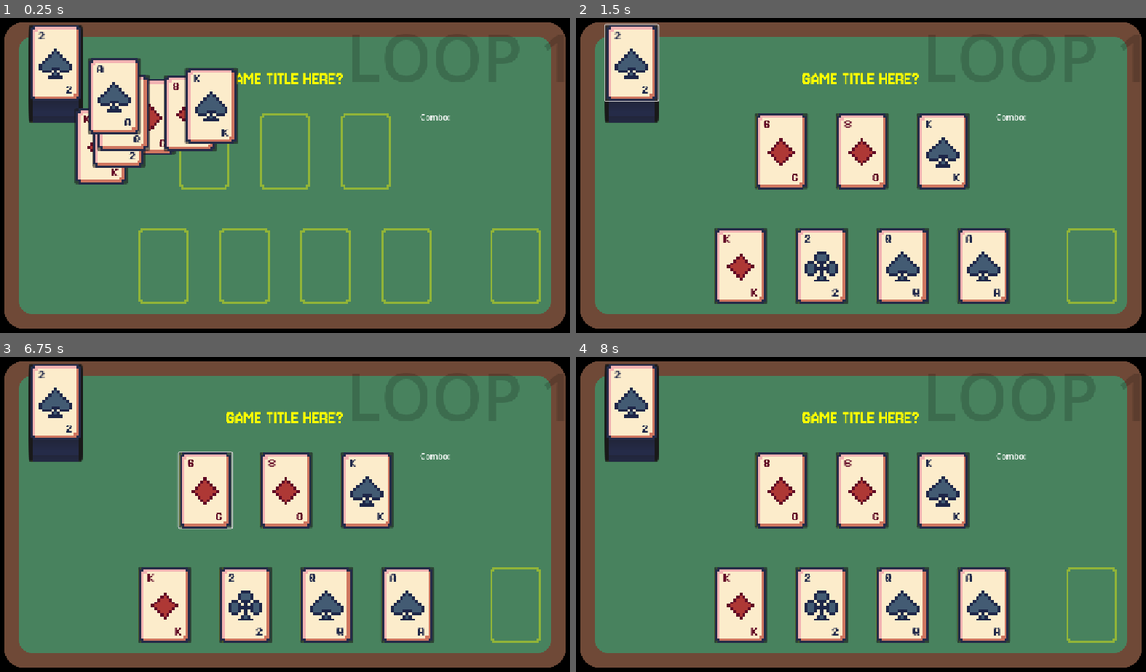
Above: before the commit, frames 1-4 (two rows, left to right).
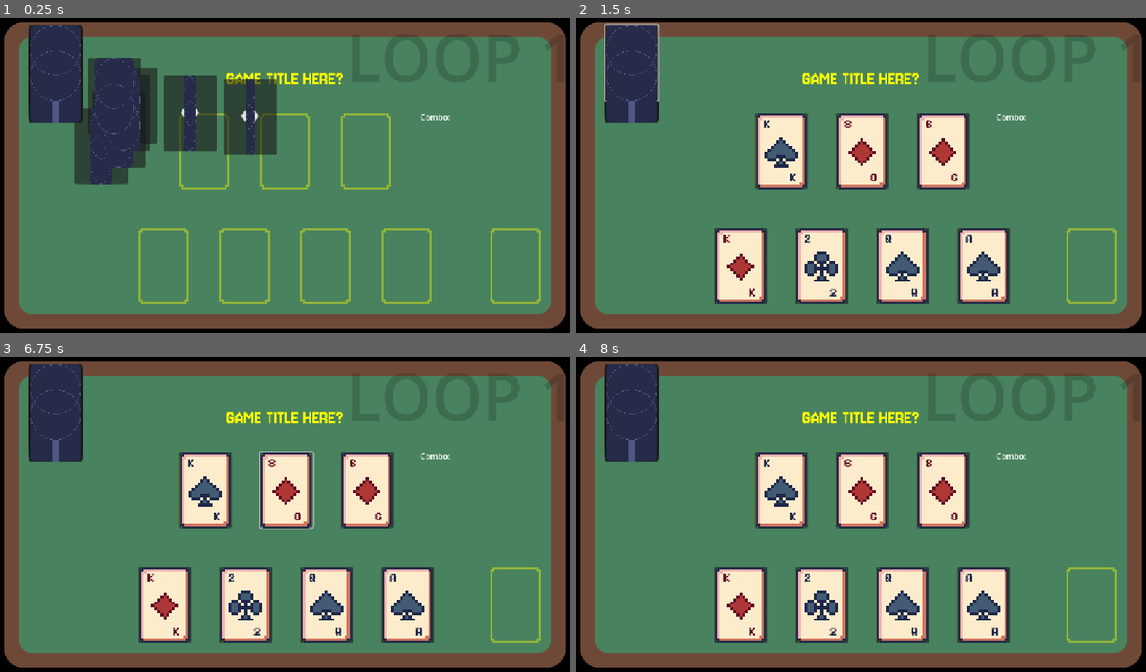
Above: after the commit, the same moments.

Repository: rajariandhana/GMTK-2025
Game: Godot game, scene res://game.tscn
The game is run twice, just before and just after one commit, with the same random seed, the same clock (stepped at 60 frames per second) and the same inputs.
Inputs:
- Up to frame 1 (0.25 s): no input
- Up to frame 2 (1.5 s): click "♠️" at 0.5 s; click "♠️" at 1.25 s
- Up to frame 3 (6.75 s): click "♠️" at 2 s; click "♠️" at 2.75 s; click "♠️" at 3.5 s; click "♠️" at 4.25 s; click "♠️" at 5 s; click "♠️" at 5.75 s; click "♦️" at 6.5 s
- Up to frame 4 (8 s): click "♦️" at 7.25 s

The runs differ from the first frame. In frame 1, 11% of the frame differs, in the area x 5-49%, y 2-53%; in frame 2, 2.8%; in frame 3, 3.2%; in frame 4, 2.8%.

Commit message:
some bug fixes

Diff:
--- a/card.gd
+++ b/card.gd
@@ -9,9 +9,10 @@
 @export var rank : int = Rank.NUMBER
 @export var suit : int = Suit.HEARTS
 
-@onready var label_tl: Label = $Label_TL
-@onready var label_br: Label = $Label_BR
-@onready var suit_icon: Sprite2D = $SuitIcon
+@onready var label_tl: Label = $Base/Label_TL
+@onready var label_br: Label = $Base/Label_BR
+@onready var suit_icon: Sprite2D = $Base/SuitIcon
+@onready var back : Sprite2D = $Base/Back
 
 var suits = ["♥️", "♣️", "♦️", "♠️"]
 
@@ -24,10 +25,12 @@
 	Suit.SPADES: preload("res://Suit_Spade.png"),
 }
 
+
 func _ready() -> void:
 	pass
 	#print(has_node("Label"))
 	#print(label.text)
+
 
 func set_info(s: int, v: int) -> void:
 	self.suit = s
@@ -68,6 +71,16 @@
 	selected.emit(self)
 	sfx_click.play()
 
+
+func flip() -> void:
+	var t := create_tween()
+	t.tween_property($Base, "scale", Vector2(0, scale.y), 0.3)
+	await t.finished
+	back.visible = not back.visible
+	var t2 := create_tween()
+	t2.tween_property($Base, "scale", Vector2(1, scale.y), 0.3)
+
+
 func get_value() -> String:
 	match value:
 		#0: return "JOKER"
@@ -77,6 +90,7 @@
 		13: return "KING"
 	return str(value)
 
+
 func get_suit() -> String:
 	match suit:
 		0: return "HEARTS"
@@ -85,5 +99,6 @@
 		3: return "SPADES"
 	return ""
 
+
 func get_info() -> String:
 	return get_value() + " of " + get_suit()
--- a/card.tscn
+++ b/card.tscn
@@ -1,6 +1,7 @@
-[gd_scene load_steps=6 format=3 uid="uid://c3mpu4ff7bw61"]
+[gd_scene load_steps=7 format=3 uid="uid://c3mpu4ff7bw61"]
 
 [ext_resource type="Script" uid="uid://kkji060fqkls" path="res://card.gd" id="1_kikvd"]
+[ext_resource type="Texture2D" uid="uid://ch075eb5a5qf2" path="res://CardBack.png" id="2_1i5pp"]
 [ext_resource type="Texture2D" uid="uid://c3s5uyunhf51h" path="res://CardBase.png" id="2_q5obu"]
 [ext_resource type="AudioStream" uid="uid://dg5rguxd4vlmf" path="res://sfx/click-1.mp3" id="2_rjlel"]
 [ext_resource type="FontFile" uid="uid://xjcsbs3j5fpo" path="res://fonts/PixelOperator8-Bold.ttf" id="4_1i5pp"]
@@ -23,42 +24,44 @@
 position = Vector2(52, 75)
 texture = ExtResource("2_q5obu")
 
-[node name="SFX_Click" type="AudioStreamPlayer" parent="."]
-stream = ExtResource("2_rjlel")
-volume_db = -10.0
-
-[node name="Label_TL" type="Label" parent="."]
-layout_mode = 1
+[node name="Label_TL" type="Label" parent="Base"]
 anchors_preset = -1
 anchor_top = 0.033
 anchor_right = 1.0
 anchor_bottom = 0.187
-offset_left = 16.0
-offset_top = 9.05
-offset_right = -12.0
-offset_bottom = 1.95
+offset_left = -36.0
+offset_top = -65.95
+offset_right = -64.0
+offset_bottom = -73.05
 theme_override_colors/font_color = Color(0, 0, 0, 1)
 theme_override_fonts/font = ExtResource("4_1i5pp")
 text = "0"
 
-[node name="Label_BR" type="Label" parent="."]
-layout_mode = 1
+[node name="Label_BR" type="Label" parent="Base"]
 anchors_preset = -1
 anchor_top = 0.033
 anchor_right = 1.0
 anchor_bottom = 0.187
-offset_left = 11.0
-offset_top = 115.05
-offset_right = -17.0
-offset_bottom = 107.95
+offset_left = -41.0
+offset_top = 40.05
+offset_right = -69.0
+offset_bottom = 32.95
 theme_override_colors/font_color = Color(0, 0, 0, 1)
 theme_override_fonts/font = ExtResource("4_1i5pp")
 text = "0"
 horizontal_alignment = 2
 vertical_alignment = 2
 
-[node name="SuitIcon" type="Sprite2D" parent="."]
-position = Vector2(52, 77)
+[node name="SuitIcon" type="Sprite2D" parent="Base"]
+position = Vector2(0, 2)
 texture = ExtResource("5_fpac0")
 
+[node name="Back" type="Sprite2D" parent="Base"]
+z_index = 1
+texture = ExtResource("2_1i5pp")
+
+[node name="SFX_Click" type="AudioStreamPlayer" parent="."]
+stream = ExtResource("2_rjlel")
+volume_db = -10.0
+
 [connection signal="button_up" from="." to="." method="_on_button_up"]
--- a/game.gd
+++ b/game.gd
@@ -67,9 +67,20 @@
 		deck.remove_child(child)
 	for child in children:
 		deck.add_child(child)
+	if is_dead_end(children.slice(len(children) - 7, len(children))):
+		shuffle_cards()
 
 
 func state_machine(state):
+	state_label.text = "LOOP " + str(current_loop)
+	if board.get_child_count() < 3 and deck.get_child_count() == 0:
+		discard_many(hand.get_children())
+		discard_many(board.get_children())
+
+		await get_tree().create_timer(0.5).timeout
+		state = State.LOOP_ENDED
+		state_machine(state)
+		return
 	if state == State.DEAD_END:
 		state_label.text = "DEAD END"
 		return
@@ -81,16 +92,6 @@
 		await updraw()
 
 	if state != State.IDLE:
-		return
-
-	state_label.text = "LOOP " + str(current_loop)
-	if board.get_child_count() < 3 and deck.get_child_count() == 0:
-		discard_many(hand.get_children())
-		discard_many(board.get_children())
-
-		await get_tree().create_timer(0.5).timeout
-		state = State.LOOP_ENDED
-		state_machine(state)
 		return
 
 	if board.get_child(0).value == board.get_child(1).value and board.get_child(0).value == board.get_child(2).value:
@@ -151,8 +152,10 @@
 		if deck.get_child_count() == 0:
 			break
 		var t : Tween = create_tween()
+		t.set_ease(Tween.EASE_IN_OUT)
 		tweens_to_check.append(t)
 		var card = deck.get_child(-1)
+		card.flip()
 		card.text = suits[card.suit]
 		deck.remove_child(card)
 		board.add_child(card)
@@ -163,8 +166,10 @@
 		if deck.get_child_count() == 0:
 			break
 		var t : Tween = create_tween()
+		t.set_ease(Tween.EASE_IN_OUT)
 		tweens_to_check.append(t)
 		var card = deck.get_child(-1)
+		card.flip()
 		card.text = suits[card.suit]
 		deck.remove_child(card)
 		hand.add_child(card)
@@ -206,6 +211,9 @@
 	selected_card = null
 	await t.finished
 	await t2.finished
+	if is_dead_end():
+		state = State.DEAD_END
+		return
 	state = State.IDLE
 
 
@@ -232,12 +240,11 @@
 	state = State.SHUFFLE_FINISHED
 
 
-func is_dead_end() -> bool:
-	if not board.get_children():
-		return false
-	var all_available_cards: Array = board.get_children() + hand.get_children()
-	if trash.get_child_count() > 0:
-		all_available_cards.append(trash.get_child(trash.get_child_count() - 1))
+func is_dead_end(all_available_cards: Array = []) -> bool:
+	if not all_available_cards:
+		all_available_cards = board.get_children() + hand.get_children()
+		if trash.get_child_count() > 0:
+			all_available_cards.append(trash.get_child(trash.get_child_count() - 1))
 
 	var suit_counts := {}
 	for card in all_available_cards:
--- a/game.tscn
+++ b/game.tscn
@@ -46,13 +46,13 @@
 [node name="BoardPositions" type="Node2D" parent="."]
 
 [node name="Board-1" type="Node2D" parent="BoardPositions"]
-position = Vector2(416, 276)
+position = Vector2(736, 276)
 
 [node name="Board-2" type="Node2D" parent="BoardPositions"]
 position = Vector2(576, 276)
 
 [node name="Board-3" type="Node2D" parent="BoardPositions"]
-position = Vector2(736, 276)
+position = Vector2(416, 276)
 
 [node name="HandPositions" type="Node2D" parent="."]
 
Binary file added: CardBack.png
